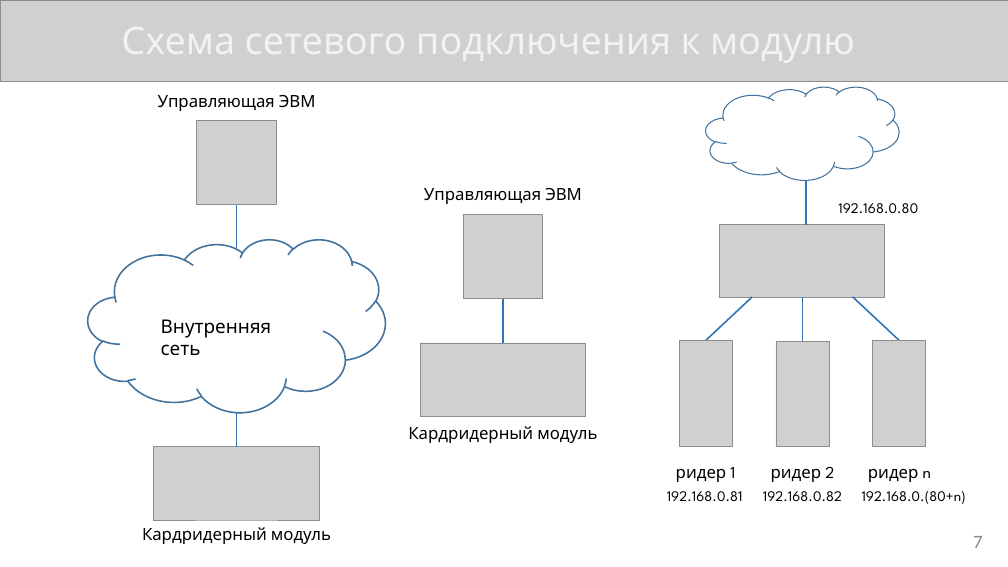
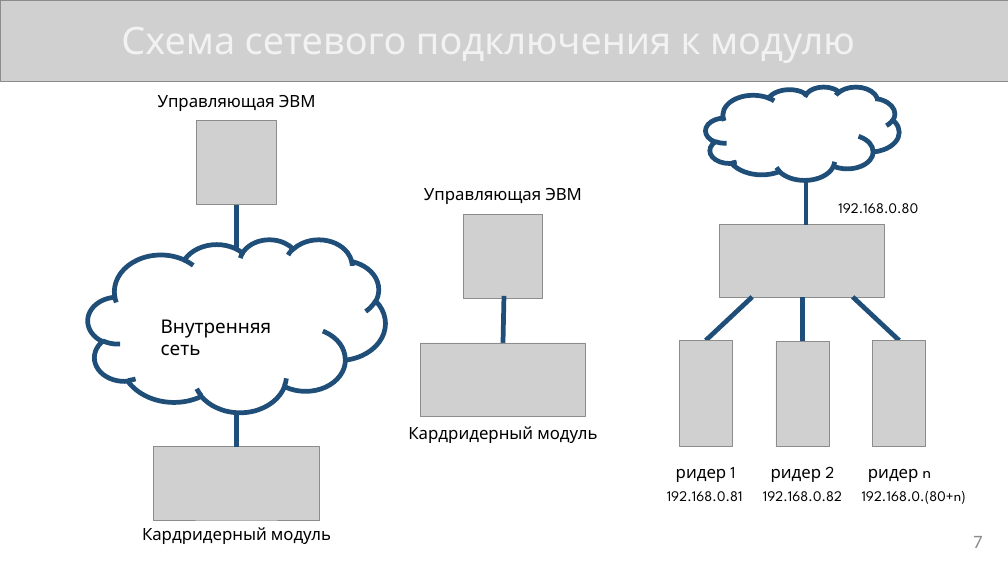
Before and after one commit to KonstantinShemyakin/Diplom, a slide deck: slide 7 of Presentation/NMSTU_Presentation.pptx. Drawn at 1008x567 pixels with LibreOffice and Linux fonts; fonts in the diff are those of the drawing; grey boxes stand for pictures. Boxes give left, top, right and bottom in pixels: in the first picture for what was removed or moved away, otherwise in the second. Text is boxed around its words. In the diff, an @@ line names an element or a change of style, - is before the commit and + after.

```diff
--- a/Presentation/NMSTU_Presentation.pptx
+++ b/Presentation/NMSTU_Presentation.pptx
@@ cloud at box(706, 87, 899, 180): outline #43739E 1 pt to #1F4E79 4.5 pt @@
@@ line (237, 250) - (237, 205): stroke #2E75B6 1.5 pt to #1F4E79 4.5 pt @@
@@ line (806, 225) - (806, 180): stroke #2E75B6 1.5 pt to #1F4E79 4.5 pt @@
@@ cloud at box(88, 239, 385, 412): outline #43739E 1.5 pt to #1F4E79 4.5 pt @@
@@ line moved from (503, 343) - (503, 299) to (503, 343) - (504, 296) @@
@@ line (503, 343) - (504, 296): stroke #2E75B6 1.5 pt to #1F4E79 4.5 pt @@
@@ line (706, 340) - (752, 297): stroke #2E75B6 1.5 pt to #1F4E79 4.5 pt @@
@@ line (802, 342) - (802, 297): stroke #2E75B6 1.5 pt to #1F4E79 4.5 pt @@
@@ line (899, 340) - (853, 297): stroke #2E75B6 1.5 pt to #1F4E79 4.5 pt @@
@@ line (237, 447) - (237, 412): stroke #2E75B6 1.5 pt to #1F4E79 4.5 pt @@
```
Also in this commit, not shown: 6 other slides changed, 1 other file.
